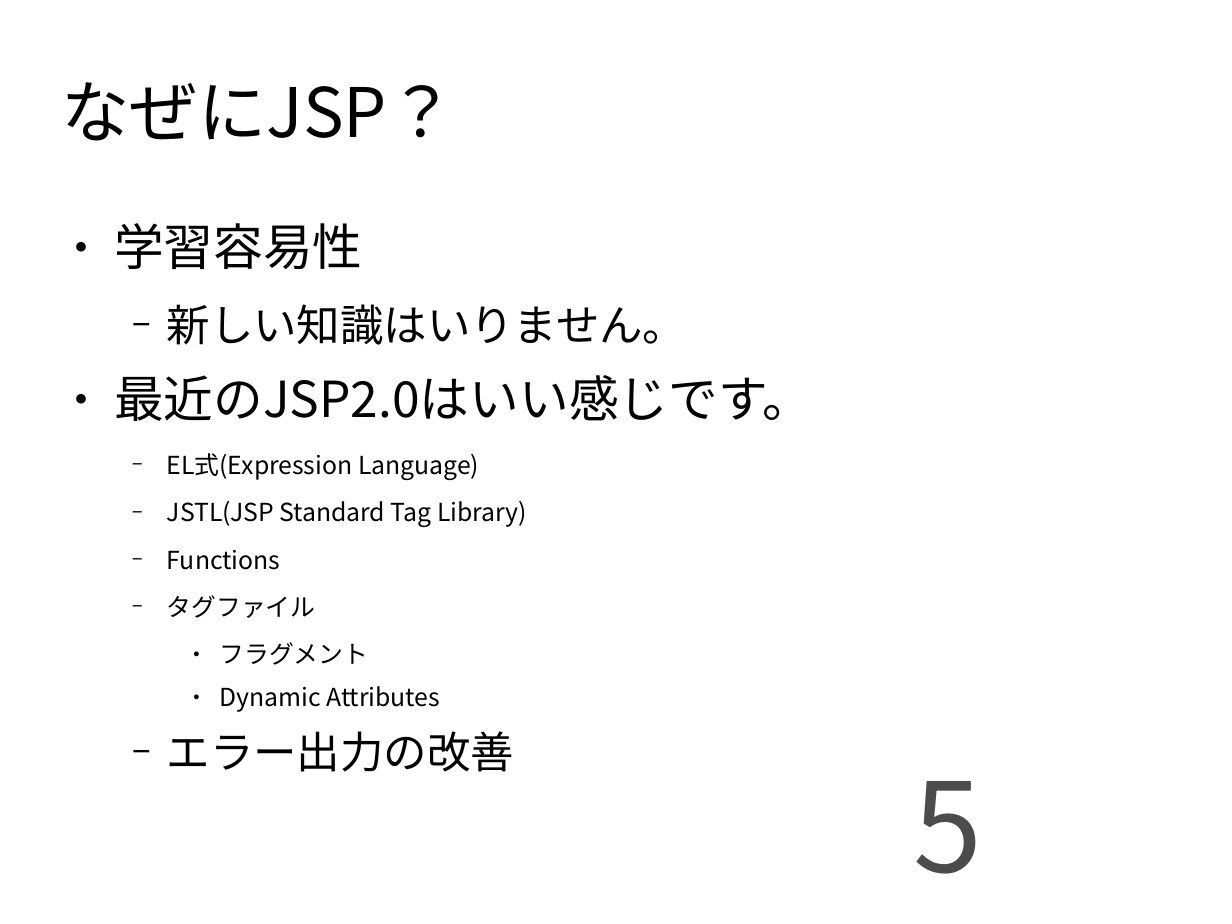
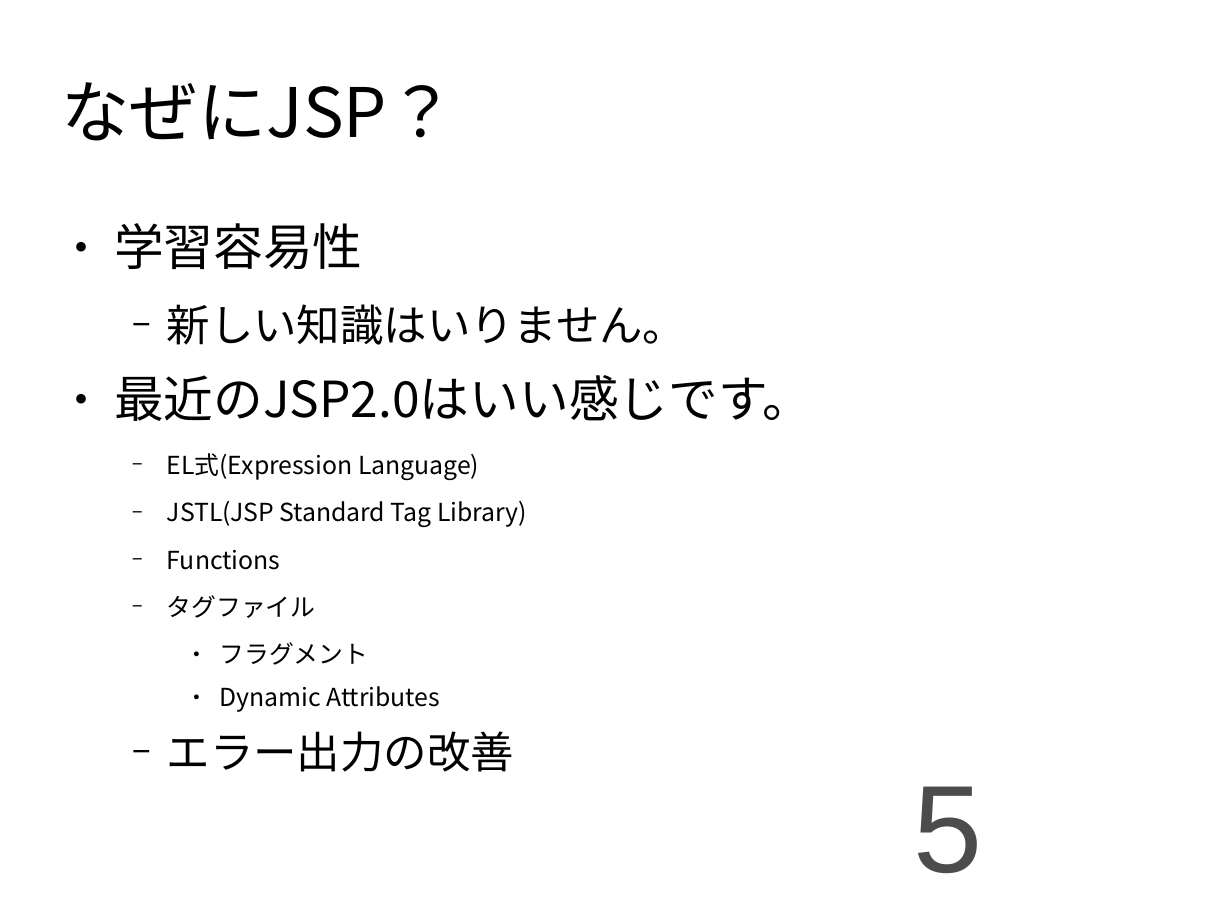
Before and after one commit to seasarorg/cubby, a slide deck: slide 5 of cubby/src/site/resources/presentation/cubby.odp. Drawn at 1232x924 pixels with LibreOffice and Linux fonts; fonts in the diff are those of the drawing. Boxes give left, top, right and bottom in pixels: in the first picture for what was removed or moved away, otherwise in the second. Text is boxed around its words. In the diff, an @@ line names an element or a change of style, - is before the commit and + after.

```diff
--- a/cubby/src/site/resources/presentation/cubby.odp
+++ b/cubby/src/site/resources/presentation/cubby.odp
@@ page number at (x1=913, y1=786, x2=982, y2=873): font Noto Sans CJK JP to Arial @@
```
Also in this commit, not shown: 9 other slides changed.
